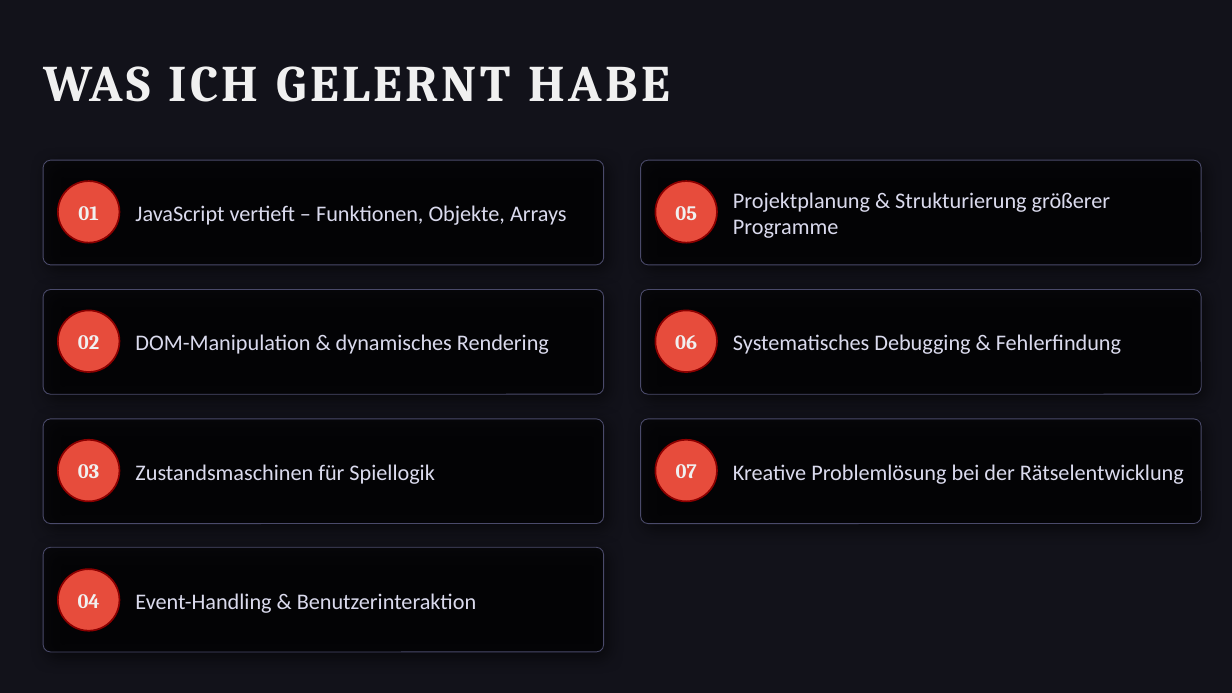
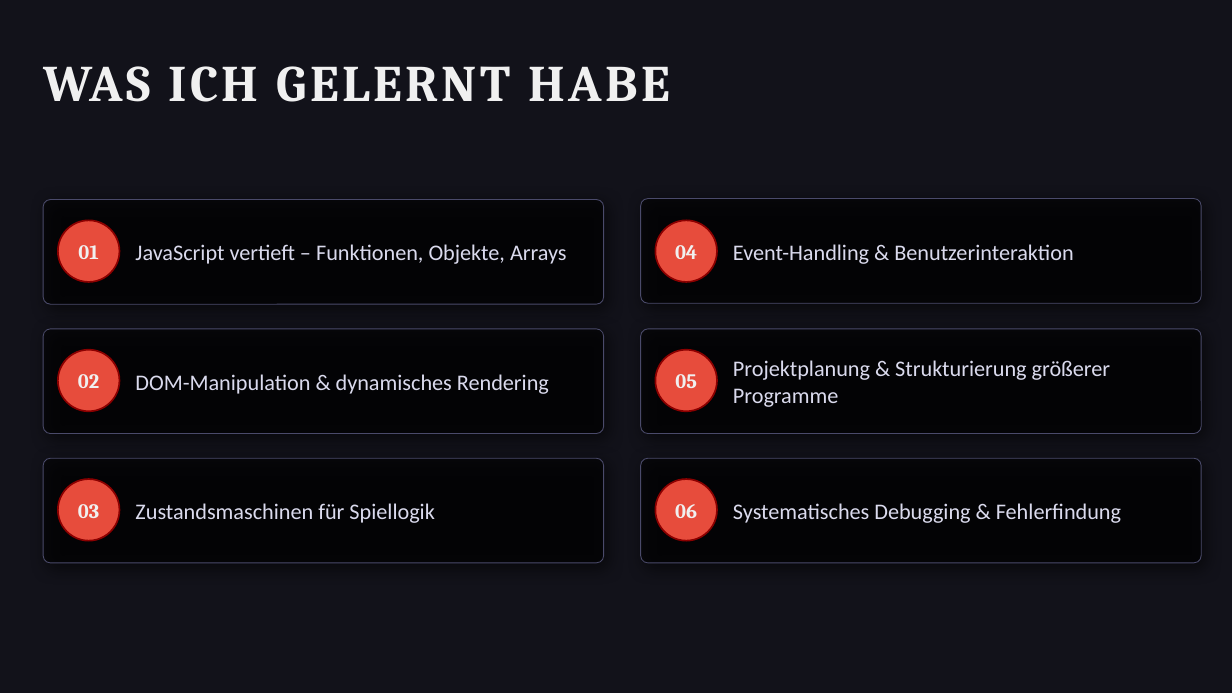
Before and after one commit to htl-leo-medtwt-projects/2526-2bhitm-sommerprojekt-FelixLangeder, a slide deck: slide 12 of documentation/Schloss_der_Finsternis.pptx. Drawn at 1232x693 pixels with LibreOffice and Linux fonts; fonts in the diff are those of the drawing; background and template pictures are left out. Boxes give left, top, right and bottom in pixels: in the first picture for what was removed or moved away, otherwise in the second. Text is boxed around its words. In the diff, an @@ line names an element or a change of style, - is before the commit and + after.

```diff
--- a/documentation/Schloss_der_Finsternis.pptx
+++ b/documentation/Schloss_der_Finsternis.pptx
@@ rounded rectangle: place and size @@
-rounded rectangle at (43, 547, 604, 652)
+rounded rectangle at (641, 198, 1201, 303)
@@ 2 texts, 1 ellipse: place and size @@
-2 texts, 1 ellipse at (58, 569, 476, 631)
+2 texts, 1 ellipse at (655, 221, 1073, 282)
@@ rounded rectangle removed at (641, 419, 1201, 524) @@
@@ ellipse removed at (655, 440, 717, 501) @@
@@ 6 texts, 3 rounded rectangles, 3 ellipses: place and size @@
-6 texts, 3 rounded rectangles, 3 ellipses at (43, 160, 604, 524)
+6 texts, 3 rounded rectangles, 3 ellipses at (43, 200, 604, 563)
@@ 4 texts, 2 rounded rectangles, 2 ellipses: place and size @@
-4 texts, 2 rounded rectangles, 2 ellipses at (641, 160, 1201, 394)
+4 texts, 2 rounded rectangles, 2 ellipses at (641, 329, 1201, 563)
@@ text removed at (676, 464, 697, 478) @@
-07
@@ text removed at (733, 464, 1184, 484) @@
-Kreative Problemlösung bei der Rätselentwicklung
```
Also in this commit, not shown: 3 other slides changed, 1 slide removed, 1 other file.
